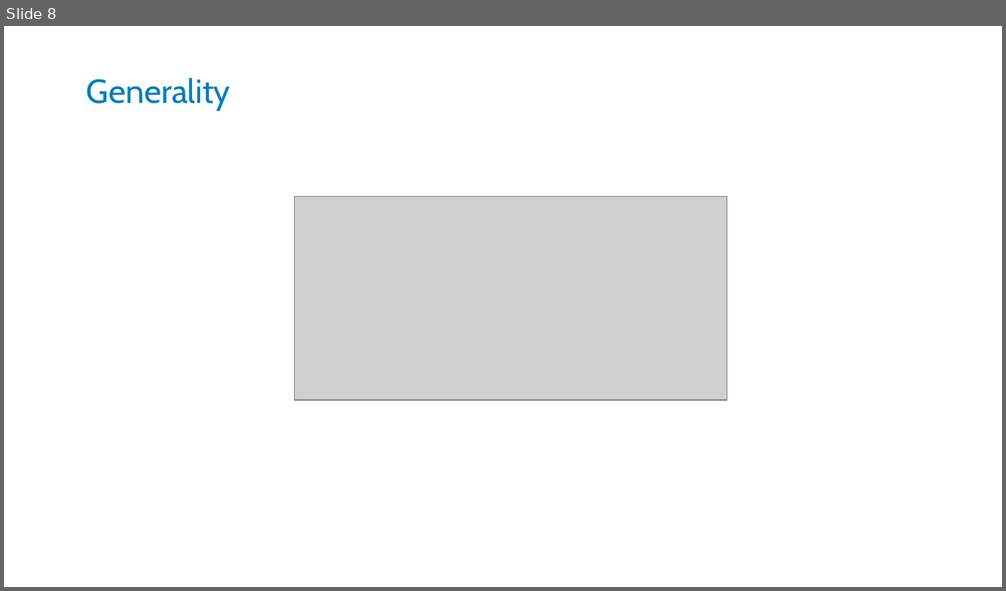
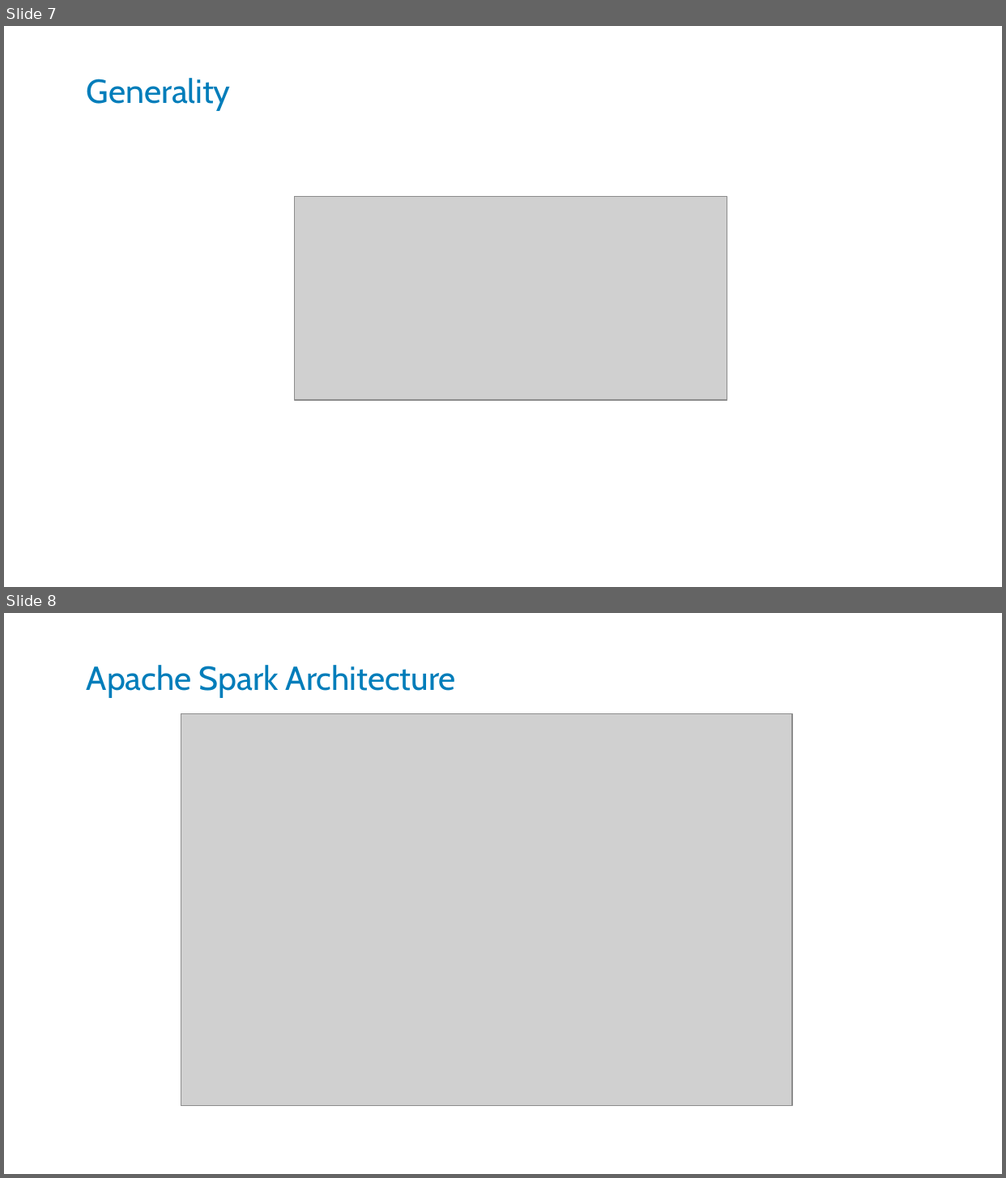
Before and after one commit to kstanaszek/SparkAndScalaInTandem, a slide deck: src/main/resources/slides.pptx. Shown one above the other, each under a label of ours: slide 8 before the commit, slides 7 and 8 after it. The pictures are 1006x591 and 1006x1178 pixels, drawn with LibreOffice and Linux fonts; fonts in the diff are those of the drawing; grey boxes stand for pictures. Boxes give left, top, right and bottom in pixels: in the first picture for what was removed or moved away, otherwise in the second. Text is boxed around its words. In the diff, an @@ line names an element or a change of style, - is before the commit and + after.

```diff
--- a/src/main/resources/slides.pptx
+++ b/src/main/resources/slides.pptx
@@ slide 8 added at box(4, 613, 1002, 1174), background #FFFFFF @@
@@ title added at box(87, 665, 456, 698), 24 pt, text #007DBA @@
+Apache Spark Architecture
@@ picture added at box(181, 713, 792, 1106) @@
@@ what was slide 8 is now slide 7 @@
```
Also in this commit, not shown: 2 other slides added.
